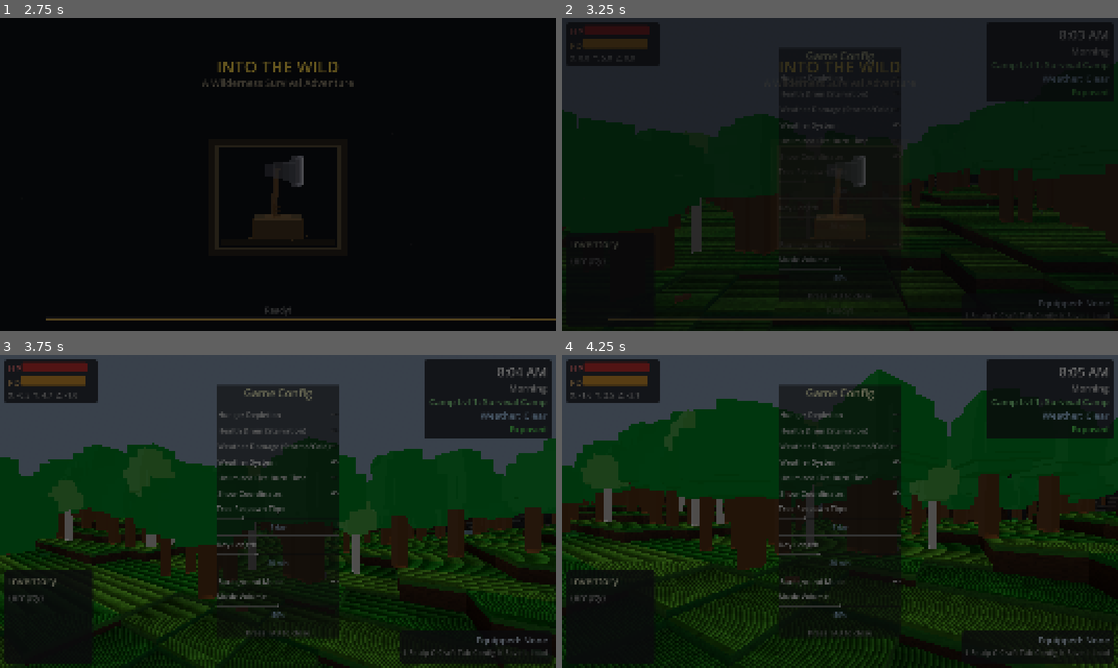
Above: before the commit, frames 1-4 (two rows, left to right).
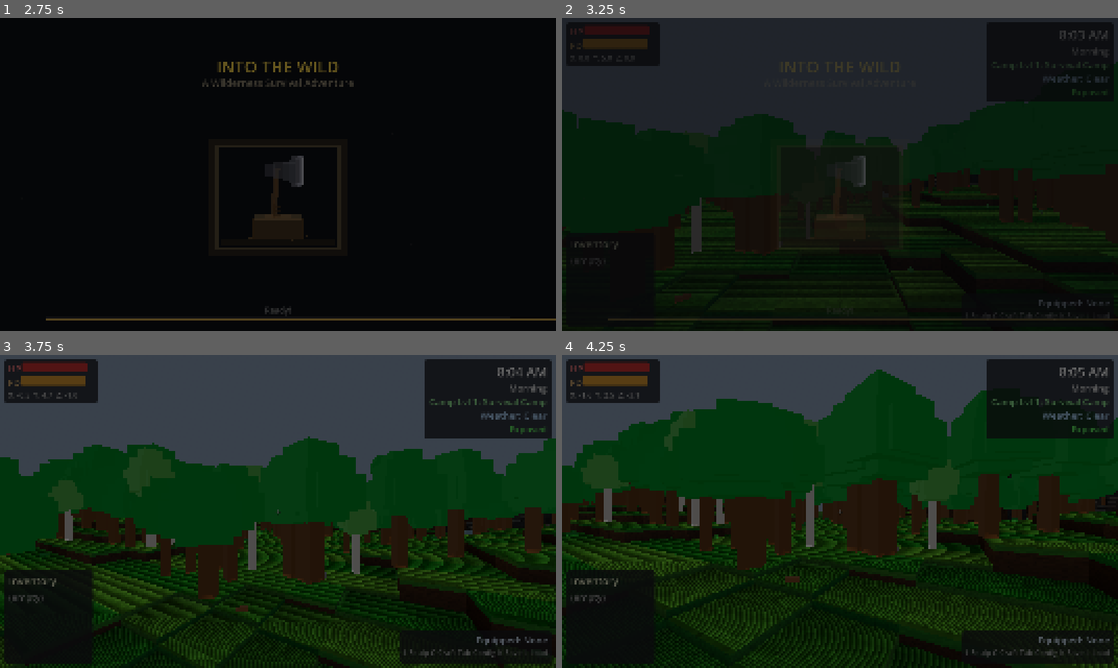
Above: after the commit, the same moments.

Repository: adchamberlain/into-the-wild
Game: Godot game, scene res://scenes/main.tscn
Same seed, same stepped clock (60 frames per second), same inputs: the game is played once before the commit and once after it.
Inputs (mouse positions are in pixels of both pictures, inside the frame that each line leads up to):
- Up to frame 1 (2.75 s): click (278, 77) at 0.5 s, where only the run before the commit has a clickable "Hunger Depletion"; click (278, 93) at 1.25 s, where only the run before the commit has a clickable "Health Drain (Starvation)"; click (278, 108) at 2 s, where only the run before the commit has a clickable "Weather Damage (Storms/Cold)"
- Up to frame 2 (3.25 s): tap Enter at 2.75 s; move the mouse to (867, 174) at 2.77 s; hold W (move_forward) from 2.78 s (still down); hold F (eat) from 2.78 s (still down); click (867, 174) at 2.92 s; tap Space (jump) at 3.02 s
- Up to frame 3 (3.75 s): keep holding W (move_forward); tap Space (jump) at 3.32 s; move the mouse to (250, 511) at 3.52 s; release F (eat) at 3.53 s; tap E (interact) at 3.6 s
- Up to frame 4 (4.25 s): keep holding W (move_forward); tap Space (jump) at 3.77, 4.07 s

Frame 1 is identical in both runs. In frame 2, 0.2% of the frame differs, in the area x 39-61%, y 18-90%; in frame 3, 12%, in the area x 39-61%, y 9-90%; in frame 4, 8.8%.
Error before the commit: Parse Error: Function "_show_save_status()" not found in base self. (res://scripts/ui/config_menu.gd:611)

Commit message:
Fix remaining _show_save_status references in config menu
Co-Authored-By: Claude Opus 4.6 <noreply@anthropic.com>

Diff:
--- a/scripts/ui/config_menu.gd
+++ b/scripts/ui/config_menu.gd
@@ -608,7 +608,6 @@
 ## Save/Load functions
 func _on_save_pressed() -> void:
 	if not save_load:
-		_show_save_status("Error: Save system not found", Color.RED)
 		return
 
 	# Show slot selection for save
@@ -620,7 +619,6 @@
 
 func _on_load_pressed() -> void:
 	if not save_load:
-		_show_save_status("Error: Save system not found", Color.RED)
 		return
 
 	# Show slot selection for load
